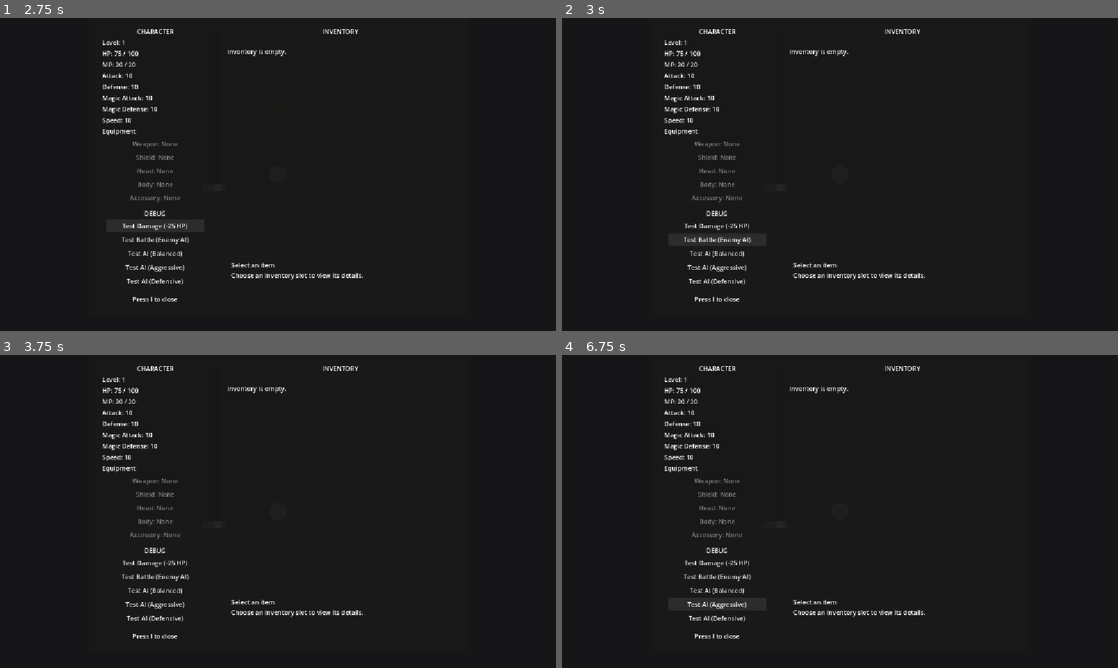
Above: before the commit, frames 1-4 (two rows, left to right).
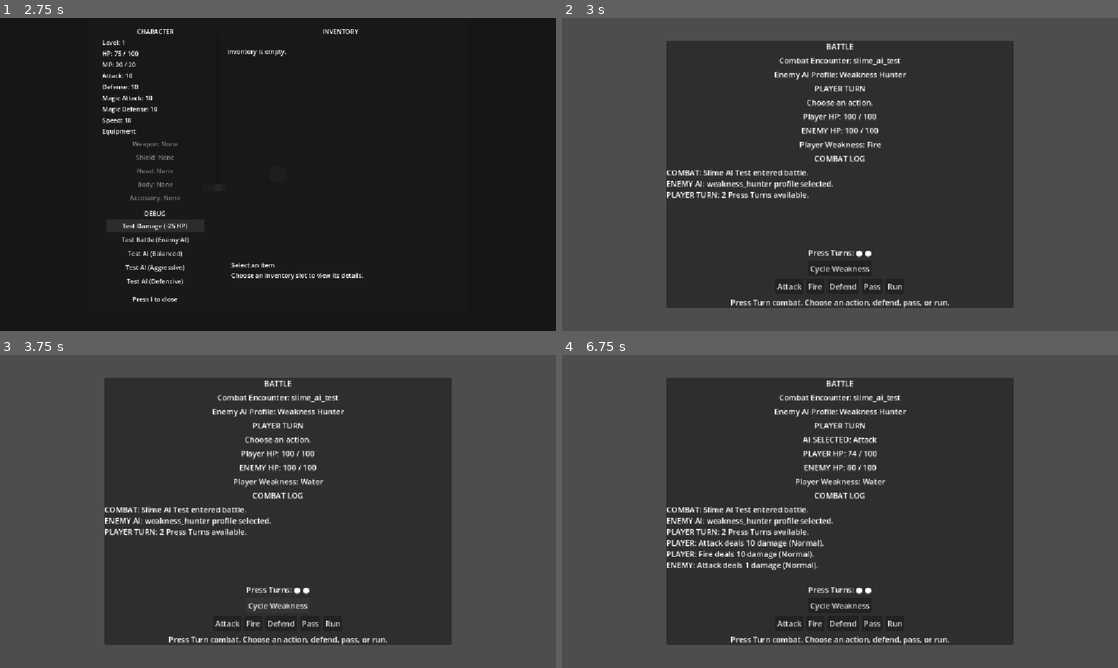
Above: after the commit, the same moments.

Repository: salexume94-pixel/Scripts
Game: Godot game, scene res://scenes/World.tscn
Same seed, same stepped clock (60 frames per second), same inputs: the game is played once before the commit and once after it.
Inputs (mouse positions are in pixels of both pictures, inside the frame that each line leads up to):
- Up to frame 1 (2.75 s): tap Enter at 0.5 s; hold Right (ui_right) 0.53-1.28 s; tap E at 0.6 s; hold Down (ui_down) 1.28-2 s; tap I at 1.35 s; click "Test Damage (-25 HP)" at 2 s
- Up to frame 2 (3 s): click "Test Battle (Enemy AI)" at 2.75 s
- Up to frame 3 (3.75 s): click (278, 605) at 3.5 s, where only the run after the commit has a clickable "Cycle Weakness"
- Up to frame 4 (6.75 s): click (789, 624) at 4.25 s, where only the run after the commit has a clickable "Attack"; click (717, 589) at 5 s, where only the run before the commit has a clickable "Test AI (Balanced)"; click (817, 624) at 5.75 s, where only the run after the commit has a clickable "Fire"; click (717, 605) at 6.5 s, where only the run before the commit has a clickable "Test AI (Aggressive)"

Frame 1 is identical in both runs. In frame 2, 52% of the frame differs, in the area x 0-100%, y 0-100%; in frame 3, 53%; in frame 4, 54%.
Error before the commit: Parse Error: Expected an indented block after "match" statement. (res://systems/combat_manager.gd:492)

Commit message:
Correct enemy Defend selector structure

Diff:
--- a/systems/combat_manager.gd
+++ b/systems/combat_manager.gd
@@ -490,34 +490,30 @@
 			weight *= behavior.defend_weight_multiplier
 		else:
 			match behavior.strategy:
-			ENEMY_BEHAVIOR_PROFILE.Strategy.AGGRESSIVE:
-				# Aggressive enemies use the same weakness-targeting pool as
-				# Weakness Hunters, then favor stronger actions inside that pool.
-				# This makes Aggressive a more forceful version of weakness hunting
-				# instead of a completely separate targeting strategy.
-				var aggressive_power_ratio: float = clampf(float(action.power) / float(max_power), 0.0, 1.0)
-				weight *= pow(aggressive_power_ratio, behavior.power_bias_strength)
-				var is_aggressive_weakness_action := player_affinity == AFFINITIES.Type.WEAK
-				if is_aggressive_weakness_action != target_weakness_actions:
-					weight = 0.0
-				elif is_aggressive_weakness_action:
-					weight *= action.weakness_weight_multiplier * behavior.weakness_priority
-			ENEMY_BEHAVIOR_PROFILE.Strategy.DEFENSIVE:
-				# Defensive behavior currently has no dedicated defend/guard action,
-				# so it uses action power as the available proxy: lower-power attacks
-				# are treated as safer choices. This keeps the profile framework
-				# functional until true defensive enemy actions are introduced.
-				var defensive_power_ratio: float = clampf(float(action.power) / float(max_power), 0.0, 1.0)
-				var defensive_preference: float = 1.0 - defensive_power_ratio
-				weight *= pow(defensive_preference, behavior.power_bias_strength)
-			ENEMY_BEHAVIOR_PROFILE.Strategy.WEAKNESS_HUNTER:
-				# First choose whether this turn belongs to the weakness or
-				# non-weakness pool. Then preserve configured weights inside that pool.
-				var is_weakness_action := player_affinity == AFFINITIES.Type.WEAK
-				if is_weakness_action != target_weakness_actions:
-					weight = 0.0
-				elif is_weakness_action:
-					weight *= action.weakness_weight_multiplier * behavior.weakness_priority
+				ENEMY_BEHAVIOR_PROFILE.Strategy.AGGRESSIVE:
+					# Aggressive enemies use the same weakness-targeting pool as
+					# Weakness Hunters, then favor stronger actions inside that pool.
+					var aggressive_power_ratio: float = clampf(float(action.power) / float(max_power), 0.0, 1.0)
+					weight *= pow(aggressive_power_ratio, behavior.power_bias_strength)
+					var is_aggressive_weakness_action := player_affinity == AFFINITIES.Type.WEAK
+					if is_aggressive_weakness_action != target_weakness_actions:
+						weight = 0.0
+					elif is_aggressive_weakness_action:
+						weight *= action.weakness_weight_multiplier * behavior.weakness_priority
+				ENEMY_BEHAVIOR_PROFILE.Strategy.DEFENSIVE:
+					# Defensive enemies favor lower-power attacks. Defend itself
+					# is handled separately above so zero power does not zero it out.
+					var defensive_power_ratio: float = clampf(float(action.power) / float(max_power), 0.0, 1.0)
+					var defensive_preference: float = 1.0 - defensive_power_ratio
+					weight *= pow(defensive_preference, behavior.power_bias_strength)
+				ENEMY_BEHAVIOR_PROFILE.Strategy.WEAKNESS_HUNTER:
+					# First choose whether this turn belongs to the weakness or
+					# non-weakness pool. Then preserve configured weights inside that pool.
+					var is_weakness_action := player_affinity == AFFINITIES.Type.WEAK
+					if is_weakness_action != target_weakness_actions:
+						weight = 0.0
+					elif is_weakness_action:
+						weight *= action.weakness_weight_multiplier * behavior.weakness_priority
 
 		if action.is_defend:
 			# Defend is not an elemental attack, so affinity modifiers do not apply.
